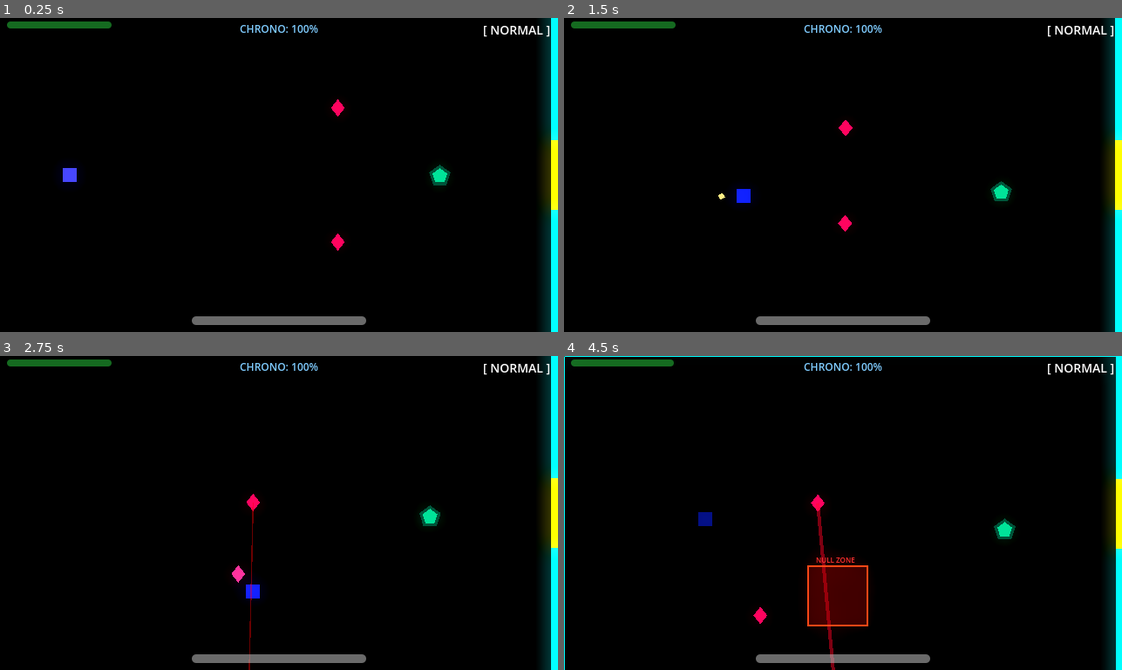
Above: before the commit, frames 1-4 (two rows, left to right).
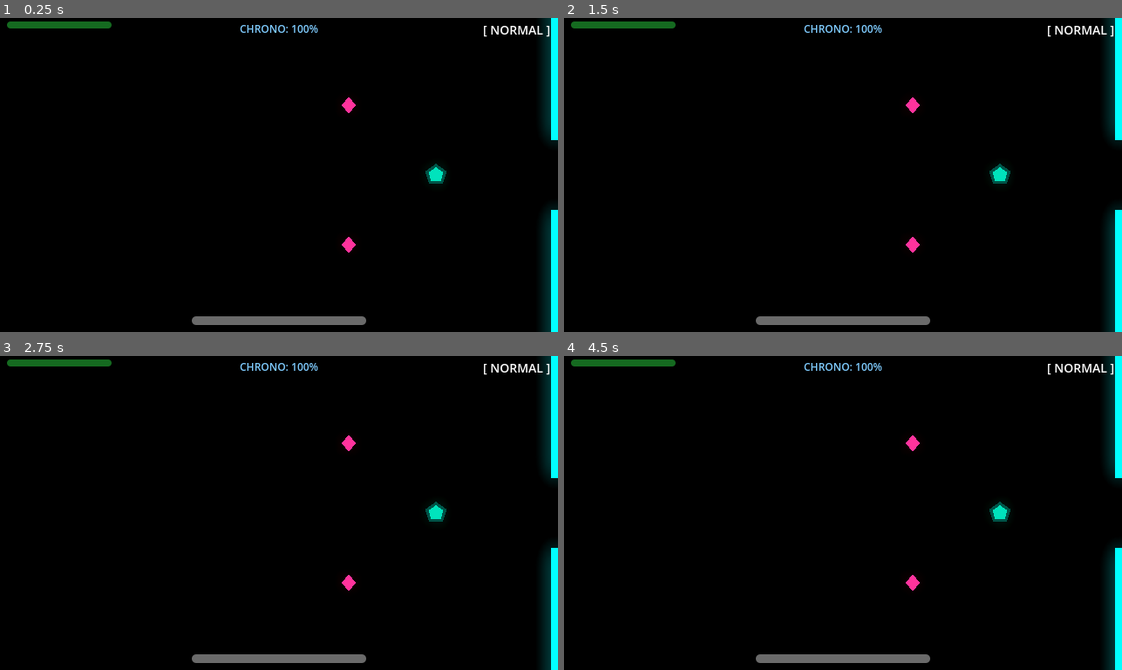
Above: after the commit, the same moments.

Repository: scarf-y/Polychron
Game: Godot game, scene res://scenes/levels/level_02.tscn
Two runs of this game, one before a commit and one after it. Both use one fixed random seed, a clock stepped at 60 frames per second and the inputs below. This scene is started directly instead of the project's main scene.
Inputs (mouse positions are in pixels of both pictures, inside the frame that each line leads up to):
- Up to frame 1 (0.25 s): no input
- Up to frame 2 (1.5 s): move the mouse to (965, 159) at 0.52 s; hold D (move_right) 0.53-1.28 s; tap Q (dash) at 0.6 s; move the mouse to (731, 190) at 1.27 s; hold S (move_down) from 1.28 s (still down); click (731, 190) at 1.35 s
- Up to frame 3 (2.75 s): move the mouse to (334, 443) at 2.02 s; release S (move_down) at 2.03 s; hold D (move_right) from 2.03 s (still down); tap E (time_erase) at 2.1 s
- Up to frame 4 (4.5 s): move the mouse to (815, 575) at 2.77 s; release D (move_right) at 2.78 s; hold W (move_up) 2.78-3.53 s; tap Shift (time_slow) at 2.85 s; move the mouse to (1010, 560) at 3.52 s; hold A (move_left) from 3.53 s (still down); tap Space (time_stop) at 3.6 s; move the mouse to (675, 465) at 4.27 s; tap Q (dash) at 4.35 s

The runs differ from the first frame. In frame 1, 1.2% of the frame differs, in the area x 11-100%, y 25-75%; in frame 2, 1.4%; in frame 3, 1.3%; in frame 4, 4.2%, in the area x 0-100%, y 0-100%.

Commit message:
feat: buffed enemies hp, firerate of turrets and the boss, also increased the size of the null zone, overall enemies buff

Diff:
--- a/scenes/levels/level_01.tscn
+++ b/scenes/levels/level_01.tscn
@@ -320,33 +320,29 @@
 position = Vector2(1500, 280)
 
 ; ===========================
-; ENTITIES
-; ===========================
-[node name="Entities" type="Node2D" parent="."]
-
-[node name="Player" parent="Entities" groups=["player"] instance=ExtResource("1_player")]
-position = Vector2(80, 180)
-
-; ===========================
-; END PORTAL
-; ===========================
-[node name="LevelPortal" type="Area2D" parent="."]
-position = Vector2(1860, 180)
+; END PORTAL (Child of Room 3)
+; ===========================
+[node name="LevelPortal" type="Area2D" parent="Room3"]
+position = Vector2(260, 0)
 collision_layer = 0
 collision_mask = 2
 script = ExtResource("5_transition")
 next_level_path = "res://scenes/levels/level_02.tscn"
 
-[node name="Col" type="CollisionShape2D" parent="LevelPortal"]
+[node name="Col" type="CollisionShape2D" parent="Room3/LevelPortal"]
 shape = SubResource("portal_shape")
 
-[node name="Vis" type="ColorRect" parent="LevelPortal"]
+[node name="Vis" type="ColorRect" parent="Room3/LevelPortal"]
 offset_left = -16.0
 offset_top = -32.0
 offset_right = 16.0
 offset_bottom = 32.0
 color = Color(1, 0, 3, 1)
 
+; ===========================
+; ENTITIES
+; ===========================
+
 [node name="Projectiles" type="Node2D" parent="." groups=["projectiles_container"]]
 
 [node name="TimeEffect" parent="." instance=ExtResource("6_time_fx")]
--- a/scenes/levels/level_02.tscn
+++ b/scenes/levels/level_02.tscn
@@ -245,33 +245,29 @@
 position = Vector2(1150, 260)
 
 ; ===========================
-; ENTITIES
-; ===========================
-[node name="Entities" type="Node2D" parent="."]
-
-[node name="Player" parent="Entities" groups=["player"] instance=ExtResource("1_player")]
-position = Vector2(80, 180)
-
-; ===========================
-; END PORTAL
-; ===========================
-[node name="BossPortal" type="Area2D" parent="."]
-position = Vector2(1220, 180)
+; END PORTAL (Child of Room 2)
+; ===========================
+[node name="BossPortal" type="Area2D" parent="Room2"]
+position = Vector2(260, 0)
 collision_layer = 0
 collision_mask = 2
 script = ExtResource("5_transition")
 next_level_path = "res://scenes/levels/boss_room.tscn"
 
-[node name="Col" type="CollisionShape2D" parent="BossPortal"]
+[node name="Col" type="CollisionShape2D" parent="Room2/BossPortal"]
 shape = SubResource("portal_shape")
 
-[node name="Vis" type="ColorRect" parent="BossPortal"]
+[node name="Vis" type="ColorRect" parent="Room2/BossPortal"]
 offset_left = -16.0
 offset_top = -32.0
 offset_right = 16.0
 offset_bottom = 32.0
 color = Color(1, 0, 3, 1)
 
+; ===========================
+; ENTITIES
+; ===========================
+
 [node name="Projectiles" type="Node2D" parent="." groups=["projectiles_container"]]
 
 [node name="TimeEffect" parent="." instance=ExtResource("6_time_fx")]
--- a/scripts/dampener.gd
+++ b/scripts/dampener.gd
@@ -5,22 +5,21 @@
 ## Drops Null Zones and tethers to Sentinels with Data Shield.
 
 # --- Stats ---
-@export var health: float = 30.0
-@export var orbit_speed: float = 20.0
+@export var health: float = 80.0
+@export var orbit_speed: float = 60.0
 var is_dead: bool = false
 var is_active_in_room: bool = true
 
 # --- Null Zone ---
-const NULL_ZONE_INTERVAL: float = 6.0
+const NULL_ZONE_INTERVAL: float = 3.0
 const NULL_ZONE_SCENE_PATH: String = "res://scenes/enemies/null_zone.tscn"
-var _null_zone_timer: float = 3.0  # First zone drops at 3s
+var _null_zone_timer: float = 1.5  # First zone drops at 1.5s
 var null_zone_scene: PackedScene = null
 
 # --- Data Shield ---
-const TETHER_RANGE: float = 120.0
+const TETHER_RANGE: float = 250.0
 const DAMAGE_REDUCTION: float = 0.5  # 50% reduction
-var _tethered_sentinel: Node2D = null
-var _tether_line: Line2D = null
+var _tethered_sentinels: Array[Node2D] = []
 
 # --- Visual ---
 var _ring_rotation: float = 0.0
@@ -36,20 +35,13 @@
 	if ResourceLoader.exists(NULL_ZONE_SCENE_PATH):
 		null_zone_scene = load(NULL_ZONE_SCENE_PATH)
 
-	# Create tether line
-	_tether_line = Line2D.new()
-	_tether_line.width = 1.5
-	_tether_line.default_color = Color(0, 0.8, 1.0, 0.6)
-	_tether_line.z_index = 3
-	_tether_line.visible = false
-	add_child(_tether_line)
-
 func _physics_process(delta: float) -> void:
 	if is_dead or not is_active_in_room:
 		return
 
 	# Rotate the visual ring
 	_ring_rotation += delta * 2.0
+	queue_redraw() # Force a redraw for the tethers
 
 	# --- Time State Reactions ---
 	match TimeManager.current_state:
@@ -71,9 +63,30 @@
 	# --- Data Shield Logic ---
 	_update_tether()
 
-	# Dampener doesn't chase — it orbits slowly in place
-	velocity = Vector2(cos(_ring_rotation), sin(_ring_rotation)) * orbit_speed
+	# Move towards the closest tethered sentinel to follow them
+	if _tethered_sentinels.size() > 0:
+		var target: Node2D = _tethered_sentinels[0]
+		if is_instance_valid(target):
+			var dist = global_position.distance_to(target.global_position)
+			if dist > 80.0: # Keep a slight distance
+				velocity = global_position.direction_to(target.global_position) * orbit_speed
+			else:
+				# Orbit it
+				velocity = Vector2(cos(_ring_rotation), sin(_ring_rotation)) * orbit_speed
+	else:
+		# Just orbit in place
+		velocity = Vector2(cos(_ring_rotation), sin(_ring_rotation)) * orbit_speed
+
 	move_and_slide()
+
+func _draw() -> void:
+	if is_dead or not is_active_in_room:
+		return
+	var pulse: float = 0.5 + sin(_ring_rotation * 3.0) * 0.3
+	var c := Color(0, 0.8, 1.0, pulse)
+	for s in _tethered_sentinels:
+		if is_instance_valid(s):
+			draw_line(Vector2.ZERO, to_local(s.global_position), c, 1.5)
 
 func _drop_null_zone() -> void:
 	# Spawn near the player, not on the Dampener
@@ -98,43 +111,32 @@
 			get_tree().current_scene.add_child(zone)
 
 func _update_tether() -> void:
-	# Find nearest Sentinel
-	var nearest_sentinel: Node2D = null
-	var nearest_dist: float = TETHER_RANGE
+	# Clear old tethers' explicitly if they exist and are valid
+	for old_s in _tethered_sentinels:
+		if is_instance_valid(old_s):
+			old_s.damage_reduction = 0.0
 
-	for node in get_tree().get_nodes_in_group("enemies"):
+	var new_tethers: Array[Node2D] = []
+	var nodes := get_tree().get_nodes_in_group("enemies")
+
+	# Find all sentinels in range
+	for node in nodes:
 		if node == self or not is_instance_valid(node):
 			continue
 		if node.get_script() and node.has_method("get_damage_reduction"):
-			var dist: float = global_position.distance_to(node.global_position)
-			if dist < nearest_dist:
-				nearest_dist = dist
-				nearest_sentinel = node
+			if global_position.distance_to(node.global_position) < TETHER_RANGE:
+				new_tethers.append(node)
 
-	# Update tether
-	if nearest_sentinel and is_instance_valid(nearest_sentinel):
-		if _tethered_sentinel != nearest_sentinel:
-			# Remove old tether
-			if _tethered_sentinel and is_instance_valid(_tethered_sentinel):
-				_tethered_sentinel.damage_reduction = 0.0
-			_tethered_sentinel = nearest_sentinel
+	# Try to sort the new tethers by distance so [0] is closest
+	new_tethers.sort_custom(func(a, b): return global_position.distance_to(a.global_position) < global_position.distance_to(b.global_position))
 
-		# Apply shield
-		_tethered_sentinel.damage_reduction = DAMAGE_REDUCTION
+	# Update active list
+	_tethered_sentinels = new_tethers
 
-		# Draw tether line
-		_tether_line.visible = true
-		_tether_line.clear_points()
-		_tether_line.add_point(Vector2.ZERO)
-		_tether_line.add_point(nearest_sentinel.global_position - global_position)
-
-		# Pulse the tether
-		_tether_line.modulate.a = 0.5 + sin(_ring_rotation * 3.0) * 0.3
-	else:
-		_tether_line.visible = false
-		if _tethered_sentinel and is_instance_valid(_tethered_sentinel):
-			_tethered_sentinel.damage_reduction = 0.0
-		_tethered_sentinel = null
+	# Re-apply shield to all in range
+	for s in _tethered_sentinels:
+		if is_instance_valid(s):
+			s.damage_reduction = DAMAGE_REDUCTION
 
 func take_damage(amount: float = 10.0) -> void:
 	if is_dead:
@@ -150,17 +152,24 @@
 		_die()
 
 func _die() -> void:
+	if is_dead:
+		return
 	is_dead = true
 
-	# Release tether with spark effect
-	if _tethered_sentinel and is_instance_valid(_tethered_sentinel):
-		_tethered_sentinel.damage_reduction = 0.0
-		GameJuice.spawn_death_particles(
-			(_tethered_sentinel.global_position + global_position) / 2.0,
-			Color(0, 0.8, 1.0), 6
-		)
+	# Remove shields
+	for s in _tethered_sentinels:
+		if is_instance_valid(s):
+			s.damage_reduction = 0.0
 
-	GameJuice.big_impact()
-	GameJuice.spawn_death_particles(global_position, Color(0, 1.0, 0.8), 12)
 	enemy_died.emit(self)
+
+	# GameJuice glitch particles
+	GameJuice.spawn_glitch_death(global_position, Color(0, 1.0, 0.8))
+	GameJuice.camera_shake(0.15, 2.0)
+
+	# Score
+	var hud: CanvasLayer = get_tree().get_first_node_in_group("hud")
+	if hud and hud.has_method("add_chrono"):
+		hud.add_chrono(20)
+
 	queue_free()
--- a/scripts/null_zone.gd
+++ b/scripts/null_zone.gd
@@ -5,8 +5,8 @@
 ## HIGHLY VISIBLE: red pulsing circle with border.
 
 # --- Config ---
-const INITIAL_RADIUS: float = 35.0
-const GROWTH_RADIUS: float = 55.0
+const INITIAL_RADIUS: float = 60.0
+const GROWTH_RADIUS: float = 120.0
 const STABLE_DURATION: float = 3.0
 const GROWTH_DURATION: float = 2.0
 
--- a/scripts/room_manager.gd
+++ b/scripts/room_manager.gd
@@ -14,7 +14,11 @@
 var enemies_in_room: Array[Node] = []
 
 # Door references (set in _ready by finding children)
+# Door references (set in _ready by finding children)
 var doors: Array[StaticBody2D] = []
+
+# Portal references
+var portals: Array[Area2D] = []
 
 func _ready() -> void:
 	# Find the trigger area
@@ -31,12 +35,25 @@
 			_set_door_collision(child, false)
 
 	# Find all enemies in this room and put them to sleep initially
+	# Find all enemies in this room and put them to sleep initially
 	for child in get_children():
 		if child.is_in_group("enemies"):
 			enemies_in_room.append(child)
 			child.connect("enemy_died", _on_enemy_died)
 			if "is_active_in_room" in child:
 				child.is_active_in_room = false
+
+	# Find adjacent portals (siblings or anywhere else we can infer, actually let's just find children named *Portal)
+	# Wait, portals are siblings. We need to check if the parent has "Portal" children, or just use groups.
+	# Simplest: export var, but since we modify via script, let's look for LevelPortal/BossPortal in the scene tree.
+	# Even simpler: attach the portal as a child of RoomManager! If a child is an Area2D and has "Portal" in name:
+	for child in get_children():
+		if child is Area2D and "Portal" in child.name:
+			portals.append(child)
+			child.visible = false
+			for grand_child in child.get_children():
+				if grand_child is CollisionShape2D:
+					grand_child.set_deferred("disabled", true)
 
 func _on_trigger_body_entered(body: Node2D) -> void:
 	if is_active or is_cleared:
@@ -84,10 +101,19 @@
 	is_active = false
 	room_cleared.emit()
 
-	# Unlock doors
+	# Unlock doors EXCEPT "DoorBack"
 	for door in doors:
+		if door.name.begins_with("DoorBack"):
+			continue # Leave it locked forever
 		door.visible = false
 		_set_door_collision(door, false)
+
+	# Show and enable portals
+	for portal in portals:
+		portal.visible = true
+		for child in portal.get_children():
+			if child is CollisionShape2D:
+				child.set_deferred("disabled", false)
 
 func _set_door_collision(door: StaticBody2D, enabled: bool) -> void:
 	for child in door.get_children():
--- a/scripts/sentinel.gd
+++ b/scripts/sentinel.gd
@@ -5,7 +5,7 @@
 ## Attacks: Kinetic Stutter (dash-strike) and Linear Deletion (laser beam).
 
 # --- Stats ---
-@export var health: float = 50.0
+@export var health: float = 150.0
 @export var speed: float = 55.0
 var is_dead: bool = false
 var is_active_in_room: bool = true
--- a/scripts/stalker_enemy.gd
+++ b/scripts/stalker_enemy.gd
@@ -5,7 +5,7 @@
 
 # --- Stats ---
 @export var speed: float = 60.0
-@export var health: float = 40.0
+@export var health: float = 80.0
 var is_dead: bool = false
 var is_active_in_room: bool = true
 
--- a/scripts/time_warden.gd
+++ b/scripts/time_warden.gd
@@ -5,8 +5,8 @@
 ## Polygon2D hexagon shape. Glows ominous purple.
 
 # --- Stats ---
-@export var health: float = 200.0
-@export var max_health: float = 200.0
+@export var health: float = 800.0
+@export var max_health: float = 800.0
 @export var normal_speed: float = 40.0
 @export var timestop_speed: float = 15.0
 @export var charge_speed: float = 140.0
@@ -19,7 +19,7 @@
 
 # --- Timers ---
 var _attack_timer: float = 0.0
-const ATTACK_INTERVAL: float = 2.5
+const ATTACK_INTERVAL: float = 1.2
 const CHARGE_DURATION: float = 0.8
 const STUN_DURATION: float = 1.0
 var _state_timer: float = 0.0
@@ -30,7 +30,7 @@
 
 # --- Shooting ---
 var bullet_scene: PackedScene = preload("res://scenes/projectiles/bullet.tscn")
-const SPREAD_COUNT: int = 12
+const SPREAD_COUNT: int = 24
 
 # --- Visual ---
 var _flash_timer: float = 0.0
--- a/scripts/turret_enemy.gd
+++ b/scripts/turret_enemy.gd
@@ -4,8 +4,8 @@
 ## Octagonal shape. Flashes before firing.
 
 # --- Stats ---
-@export var health: float = 60.0
-@export var fire_interval: float = 1.8
+@export var health: float = 120.0
+@export var fire_interval: float = 0.6
 @export var detection_range: float = 200.0
 var is_dead: bool = false
 var is_active_in_room: bool = true
